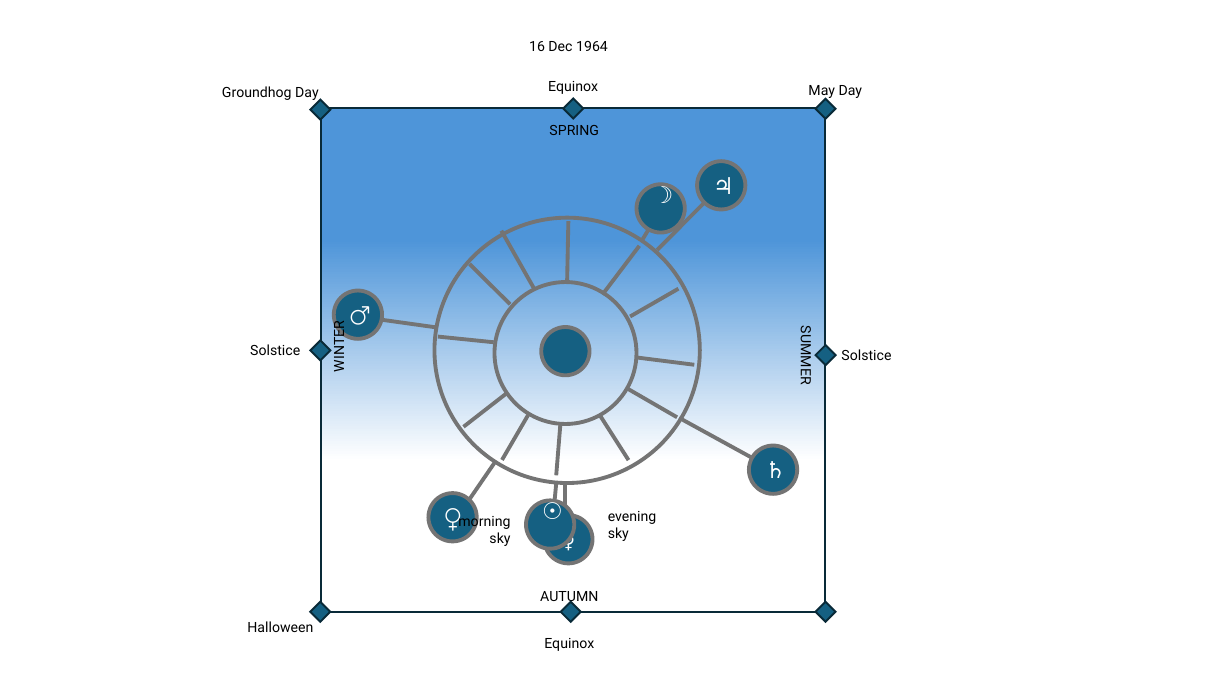
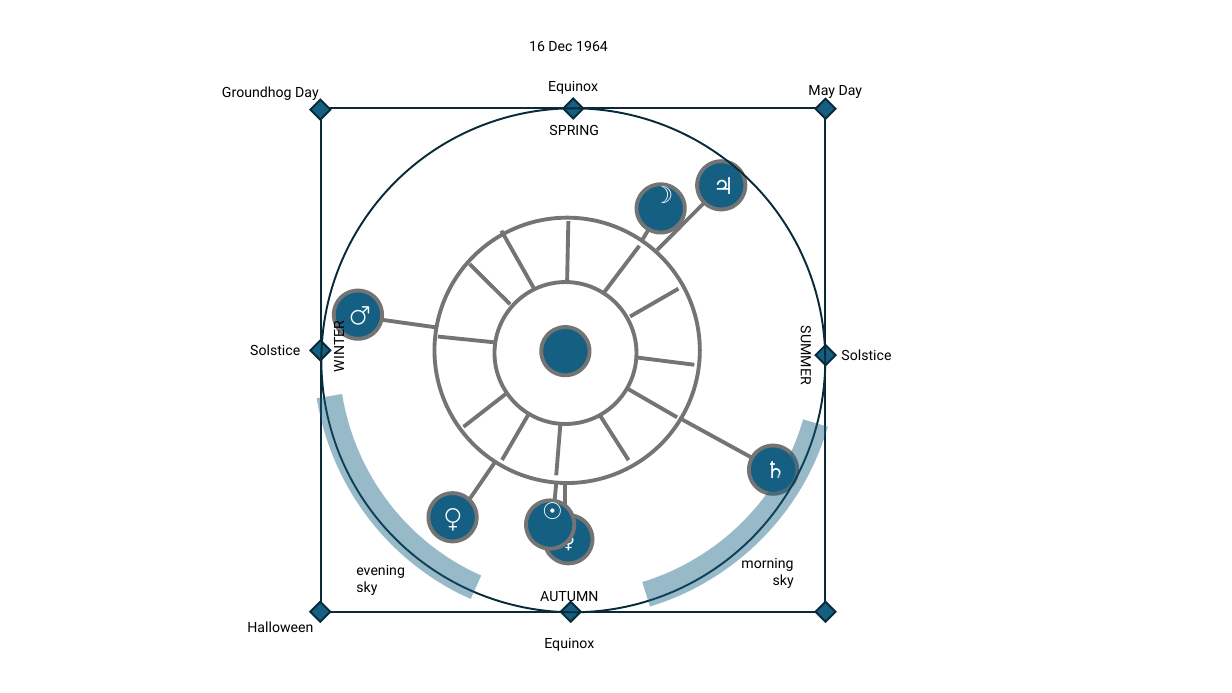
Before and after one commit to gulley/Birth-Sky, a slide deck: slide 2 of archive/birth-sky.pptx. Drawn at 1232x693 pixels with LibreOffice and Linux fonts; fonts in the diff are those of the drawing. Boxes give left, top, right and bottom in pixels: in the first picture for what was removed or moved away, otherwise in the second. Text is boxed around its words. In the diff, an @@ line names an element or a change of style, - is before the commit and + after.

```diff
--- a/archive/birth-sky.pptx
+++ b/archive/birth-sky.pptx
@@ arc (boxed as its full ellipse) added at (260, 47, 886, 667), outline #156082 20 pt @@
@@ arc (boxed as its full ellipse) added at (290, 69, 858, 644), outline #156082 20 pt @@
@@ rectangle at (322, 108, 825, 612): fill gradient #FFFFFF to #4E95D9 to none @@
@@ ellipse added at (322, 108, 825, 612), outline #092A39 1.5 pt @@
@@ text "evening": place and size @@
-text "evening" at (608, 511, 657, 541)
+text "evening" at (356, 565, 405, 595)
@@ text "morning": place and size @@
-text "morning" at (458, 513, 510, 546)
+text "morning" at (741, 555, 794, 588)
```
Also in this commit, not shown: 3 other files.
